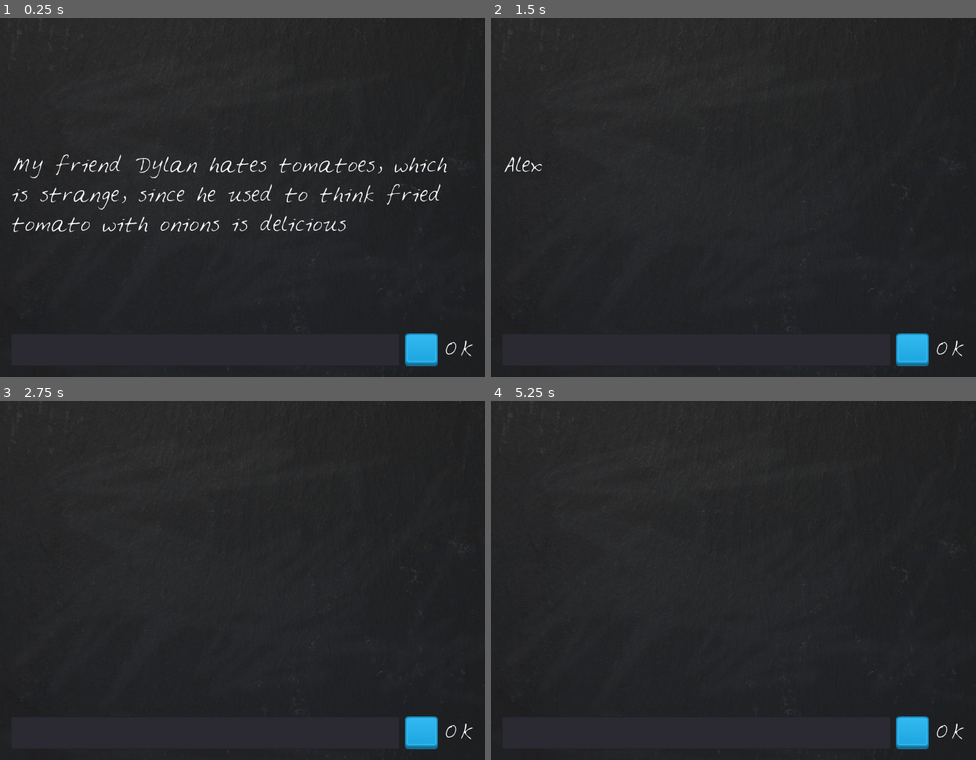
Above: before the commit, frames 1-4 (two rows, left to right).
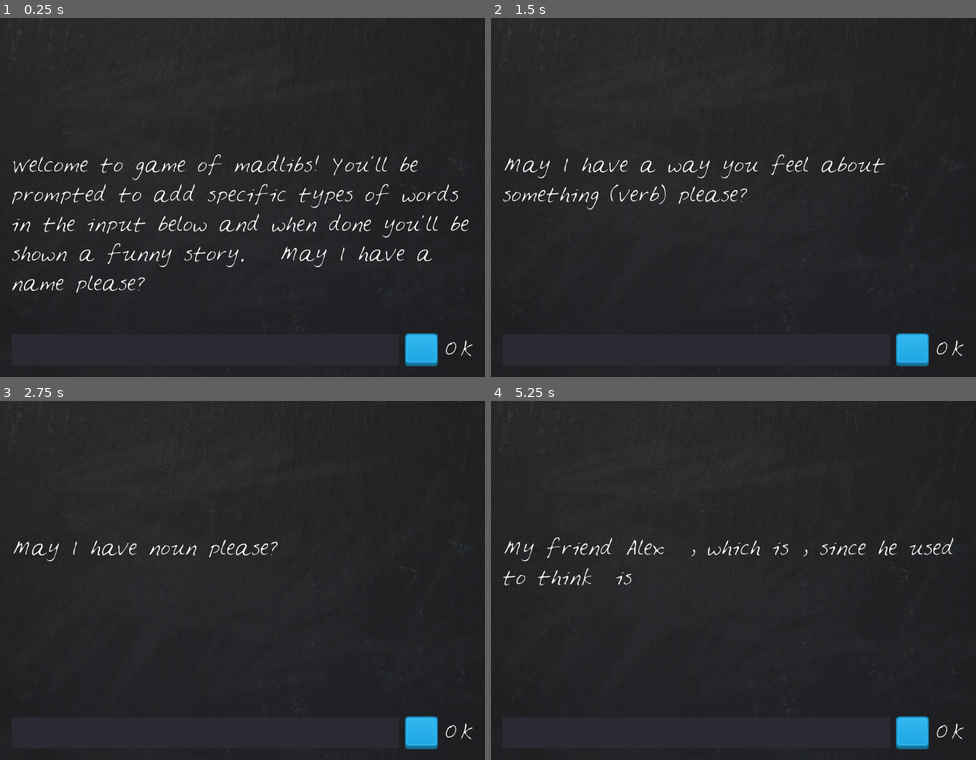
Above: after the commit, the same moments.

Repository: David-vz/Godot-Course
Game: Godot game, scene res://LooneyLips.tscn
Same seed, same stepped clock (60 frames per second), same inputs: the game is played once before the commit and once after it.
Inputs (mouse positions are in pixels of both pictures, inside the frame that each line leads up to):
- Up to frame 1 (0.25 s): no input
- Up to frame 2 (1.5 s): click (694, 348) at 0.52 s; type "Alex" at 0.6 s; click (912, 348) at 1.25 s
- Up to frame 3 (2.75 s): click (421, 731) at 2 s
- Up to frame 4 (5.25 s): click (912, 731) at 2.75 s; tap Enter at 3.5, 5 s; tap Space at 4.25 s

The runs differ from the first frame. In frame 1, 4.9% of the frame differs, in the area x 2-97%, y 38-77%; in frame 2, 1.2%; in frame 3, 0.5%; in frame 4, 0.9%.

Commit message:
Game 'completed' with basic story

Diff:
--- a/3-looney-lips/LooneyLips.gd
+++ b/3-looney-lips/LooneyLips.gd
@@ -1,16 +1,51 @@
 extends Control
 
+var player_words = []
+#var prompts = ["Dylan", "hates", "tomatoes", "strange", "fried tomato with onions", "delicious"]
+var prompts = ["a name", "a way you feel about something (verb)", "noun", "adjective", "noun", "adjective"]
+var story = "My friend %s %s %s, which is %s, since he used to think %s is %s"
+
+onready var PlayerText = $VBoxContainer/HBoxContainer/PlayerText
+onready var DisplayText = $VBoxContainer/DisplayText
+
 func _ready():
-	var prompts = ["Dylan", "hates", "tomatoes", "strange", "fried tomato with onions", "delicious"]
-	var story = "My friend %s %s %s, which is %s, since he used to think %s is %s"
-	$VBoxContainer/DisplayText.text = story % prompts
+	display_introduction()
+	check_player_words_length()
 
 func _on_PlayerText_text_entered(new_text):
-	update_DisplayText(new_text)
+	add_to_player_words()
 
 func _on_TextureButton_pressed():
-	update_DisplayText($VBoxContainer/HBoxContainer/PlayerText.text)
+	add_to_player_words()
+	pass
 
-func update_DisplayText(words):
-	$VBoxContainer/DisplayText.text = words
-	$VBoxContainer/HBoxContainer/PlayerText.clear();
+func display_introduction():
+	DisplayText.text = "Welcome to game of madlibs! You'll be prompted to add specific types of words in the input below and when done you'll be shown a funny story.   "
+
+func add_to_player_words():
+#	clear words and show prompt if a story is completed
+	if is_story_done():
+		player_words = []
+		DisplayText.text=""
+		prompt_player()
+	else:
+		player_words.append(PlayerText.text)
+		DisplayText.text=""
+		PlayerText.clear()
+		check_player_words_length()
+
+func is_story_done():
+	return player_words.size() == prompts.size()
+
+func check_player_words_length():
+	if is_story_done():
+		tell_story()
+	else:
+		prompt_player()
+
+func tell_story():
+	DisplayText.text = story % player_words
+
+
+func prompt_player():
+	DisplayText.text += "May I have " + prompts[player_words.size()] + " please?"
--- a/3-looney-lips/LooneyLips.tscn
+++ b/3-looney-lips/LooneyLips.tscn
@@ -48,9 +48,9 @@
 }
 
 [node name="DisplayText" type="Label" parent="VBoxContainer"]
-margin_top = 274.0
+margin_top = 275.0
 margin_right = 1032.0
-margin_bottom = 674.0
+margin_bottom = 675.0
 rect_min_size = Vector2( 0, 400 )
 custom_fonts/font = SubResource( 1 )
 text = "Example Text"
